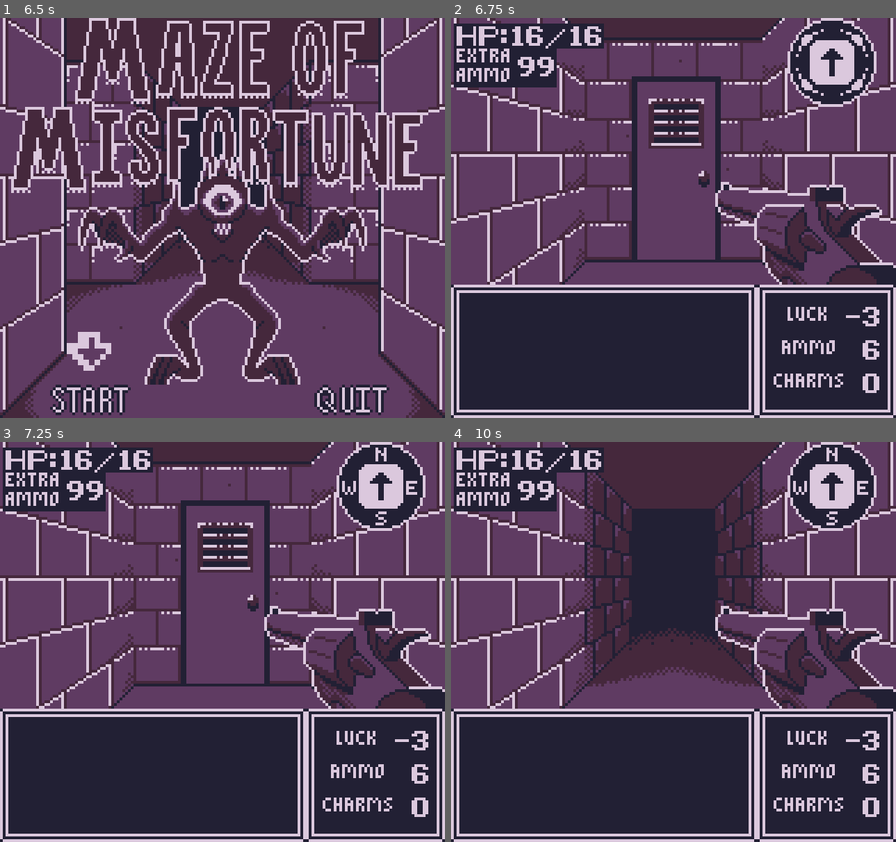
Above: before the commit, frames 1-4 (two rows, left to right).
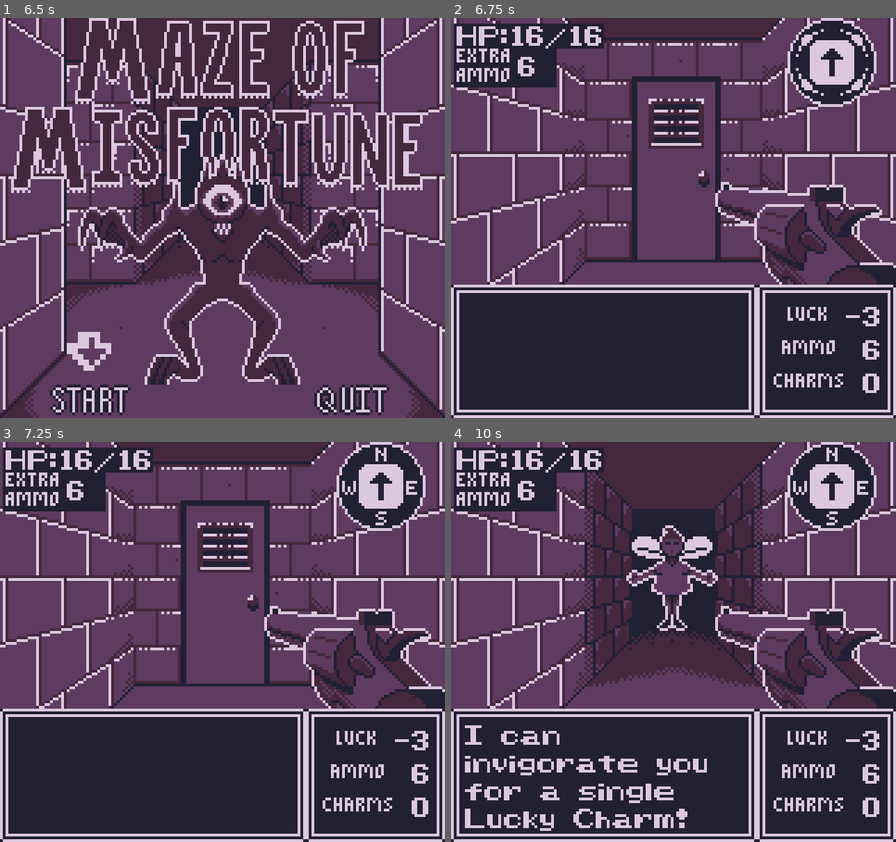
Above: after the commit, the same moments.

Repository: GartTheSkeleton/GameboyDungeon
Game: Godot game, scene res://src/Game/title_screen.tscn
Two runs of this game, one before a commit and one after it. Both use one fixed random seed, a clock stepped at 60 frames per second and the inputs below. This scene is started directly instead of the project's main scene.
Inputs:
- Up to frame 1 (6.5 s): hold Right (Right) 0.53-1.28 s; tap Z (A) at 0.6, 1.55, 2.1, 3.05, 3.6, 4.55, 5.1, 6.05 s; tap X (B) at 0.8, 1.35, 2.3, 2.85, 3.8, 4.35, 5.3, 5.85 s; hold Down (Down) 1.28-2.03 s; hold Right (Right) 2.03-2.78 s; hold Up (Up) 2.78-3.53 s; tap Enter at 3.5, 5.75 s; hold Left (Left) 3.53-5.03 s; tap Space at 5 s; hold Down (Down) 5.03-5.78 s; hold Right (Right) from 5.78 s (still down)
- Up to frame 2 (6.75 s): release Right (Right) at 6.53 s; hold Up (Up) from 6.53 s (still down); tap Z (A) at 6.6 s
- Up to frame 3 (7.25 s): keep holding Up (Up); tap X (B) at 6.8 s
- Up to frame 4 (10 s): tap Space at 7.25 s; release Up (Up) at 7.28 s; hold Right (Right) 7.28-8.03 s; tap X (B) at 7.35, 8.3, 8.85, 9.8 s; tap Z (A) at 7.55, 8.1, 9.05, 9.6 s; hold Down (Down) 8.03-8.78 s; tap Enter at 8.75 s; hold Left (Left) 8.78-9.53 s; hold Up (Up) from 9.53 s (still down)

Frame 1 is identical in both runs. In frame 2, 0.2% of the frame differs, in the area x 15-24%, y 9-15%; in frame 3, 0.2%; in frame 4, 5.1%, in the area x 3-60%, y 9-98%.

Commit message:
fix interrupting fairy, added rejection messages for full health or no charms

Diff:
--- a/src/Assets/Definitions/Entities/Actors/entity_definition_player.tres
+++ b/src/Assets/Definitions/Entities/Actors/entity_definition_player.tres
@@ -9,7 +9,7 @@
 power = 4
 luck = -3
 ammo = 6
-stored_ammo = 99
+stored_ammo = 6
 charms = 0
 metadata/_custom_type_script = "uid://n8b0mqkp6t6i"
 
--- a/src/Entities/Actors/Actions/interact_action.gd
+++ b/src/Entities/Actors/Actions/interact_action.gd
@@ -13,7 +13,8 @@
 		var interactable_entity = map_data.get_item_at_location(entity.grid_position)
 		if !interactable_entity:
 			return
-		interactable_entity.item_component.activate(interactable_entity)
+		if !interactable_entity.item_component.conversation_started || interactable_entity.item_component.conversation_complete:
+			interactable_entity.item_component.activate(interactable_entity)
 	elif input_handler == InputHandler.InputHandlers.COMBAT:
 		var selected_option = game.combat_menu.get_selected_option()
 		match selected_option.name:
--- a/src/Entities/Actors/Actions/movement_action.gd
+++ b/src/Entities/Actors/Actions/movement_action.gd
@@ -34,4 +34,5 @@
 	MessageLog.remove_message()
 	if item_in_room && item_in_room.item_component.conversation_complete && !item_in_room.item_component.is_activated:
 		item_in_room.item_component.conversation_complete = false
+		item_in_room.item_component.conversation_started = false
 	entity.grid_position = destination
--- a/src/Entities/Actors/Components/item_component.gd
+++ b/src/Entities/Actors/Components/item_component.gd
@@ -4,7 +4,9 @@
 var remain_after_use: bool
 var is_activated: bool
 var contents: String
+var conversation_started: bool = false
 var conversation_complete: bool = false
+var transaction_complete: bool = false
 
 var mimic_texture = preload("res://src/Assets/Definitions/Entities/Textures/mimic_idle_texture.tres")
 var rng = RandomNumberGenerator.new()
@@ -57,14 +59,25 @@
 		SignalBus.reveal_stab_action.emit()
 		MessageLog.send_message("Thank the gods; this doesn't need reloading.")
 	elif parent_entity.entity_name == "Fairy Merchant":
-		if !conversation_complete:
+		conversation_started = true
+		if transaction_complete:
+			await MessageLog.send_message("La ti dee~! La ti daa~! I've got a Lucky Charm!")
+		elif !conversation_complete:
 			await MessageLog.send_message("I can invigorate you for a single Lucky Charm!", ["If you aren't interested, keep walkin'!"])
 		else:
-			await player.fighter_component.heal(player.fighter_component.max_hp)
-			player.fighter_component.charms -= 1
-			player.fighter_component.luck -= 1
-	if !parent_entity.entity_name == "Fairy Merchant" || conversation_complete == true:
+			if player.fighter_component.charms <= 0:
+				await MessageLog.send_message("You ain't got the stuff, SCRAM!")
+			elif player.fighter_component.hp == player.fighter_component.max_hp:
+				await MessageLog.send_message("You seem pretty vigorous already...", ["I don't take no hand outs! SCRAM!"])
+			else:
+				await MessageLog.send_message("La ti dee~! La ti daa~! I've got a Lucky Charm!")
+				await player.fighter_component.heal(player.fighter_component.max_hp)
+				player.fighter_component.charms -= 1
+				player.fighter_component.luck -= 1
+				transaction_complete = true
+	if !parent_entity.entity_name == "Fairy Merchant":
 		is_activated = true
-	conversation_complete = true
 	if !remain_after_use:
 		parent_entity.free()
+	await get_tree().create_timer(2).timeout
+	conversation_complete = true
--- a/src/GUI/message_log.gd
+++ b/src/GUI/message_log.gd
@@ -4,7 +4,7 @@
 var last_message: Message
 
 func _ready() -> void:
-	SignalBus.message_sent.connect(add_message)
+	SignalBus.message_sent.connect(await add_message)
 	SignalBus.remove_message.connect(clear_message)
 
 func add_message(text: String, extra_messages = null) -> void:
--- a/src/Game/gameworld.gd
+++ b/src/Game/gameworld.gd
@@ -137,7 +137,7 @@
 						combat_manager.begin_combat(player, entity_in_room)
 				else:
 					if item_in_room:
-						if !item_in_room.item_component.conversation_complete:
+						if !item_in_room.item_component.conversation_started && !item_in_room.item_component.conversation_complete:
 							var name: String
 							if item_in_room.entity_name == "Ammo":
 								name = item_in_room.entity_name
--- a/src/Game/gameworld.tscn
+++ b/src/Game/gameworld.tscn
@@ -298,6 +298,7 @@
 northPanelType = 1
 eastPanelType = 2
 westPanelType = 2
+hasFairy = true
 
 [node name="0-2" parent="VBoxContainer/SubViewportContainer/SubViewport/Gameworld/Map" instance=ExtResource("2_5ixr1")]
 gridPosition = Vector2i(0, -2)
